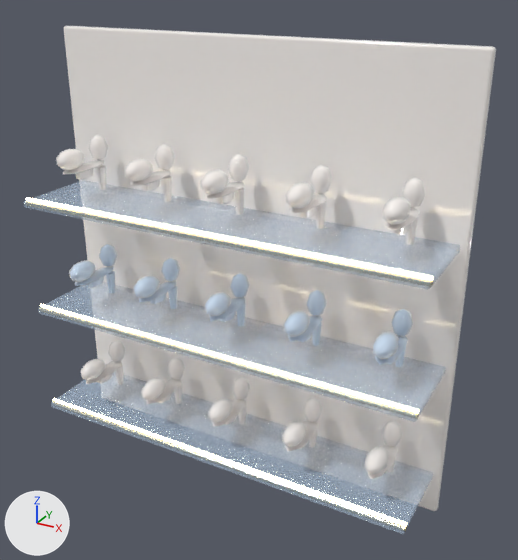
What one commit did to the glTF model public/assets/interiors/boutique/shoe_wall_shelf.glb.
The view is the same before and after, from a 50 mm camera at (1.12, -1.955, 2.541) aimed at (0.09, -0.083, 1.605). The lights are fixed; the arrows at lower left show +X, +Y and +Z. The older version comes first.

The first picture shows 'shoe_wall_shelf'.
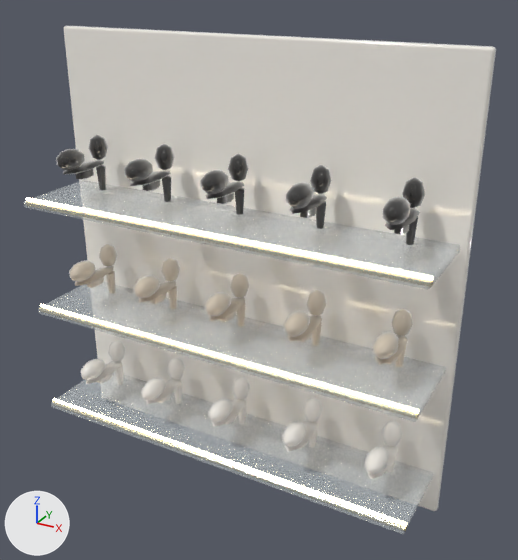
Edits to the bpy script that builds the scene:
```text
Change mat_soft_010:
    mat_soft_010.base_color: (0.644, 0.791, 0.965) -> (0.694, 0.604, 0.479)  # blue #d2e6fb -> pale yellow #d9ccb8
Change mat_accent_010:
    mat_accent_010.base_color: (1.0, 0.956, 0.922) -> (0.0232, 0.0212, 0.0194)  # white #fffaf6 -> black #2a2826
```

Changed parts and their boxes (x1, y1, x2, y2) in the pictures (518 x 560 px):
'shoe_wall_shelf', recoloured
    both: (25, 115, 460, 531)
